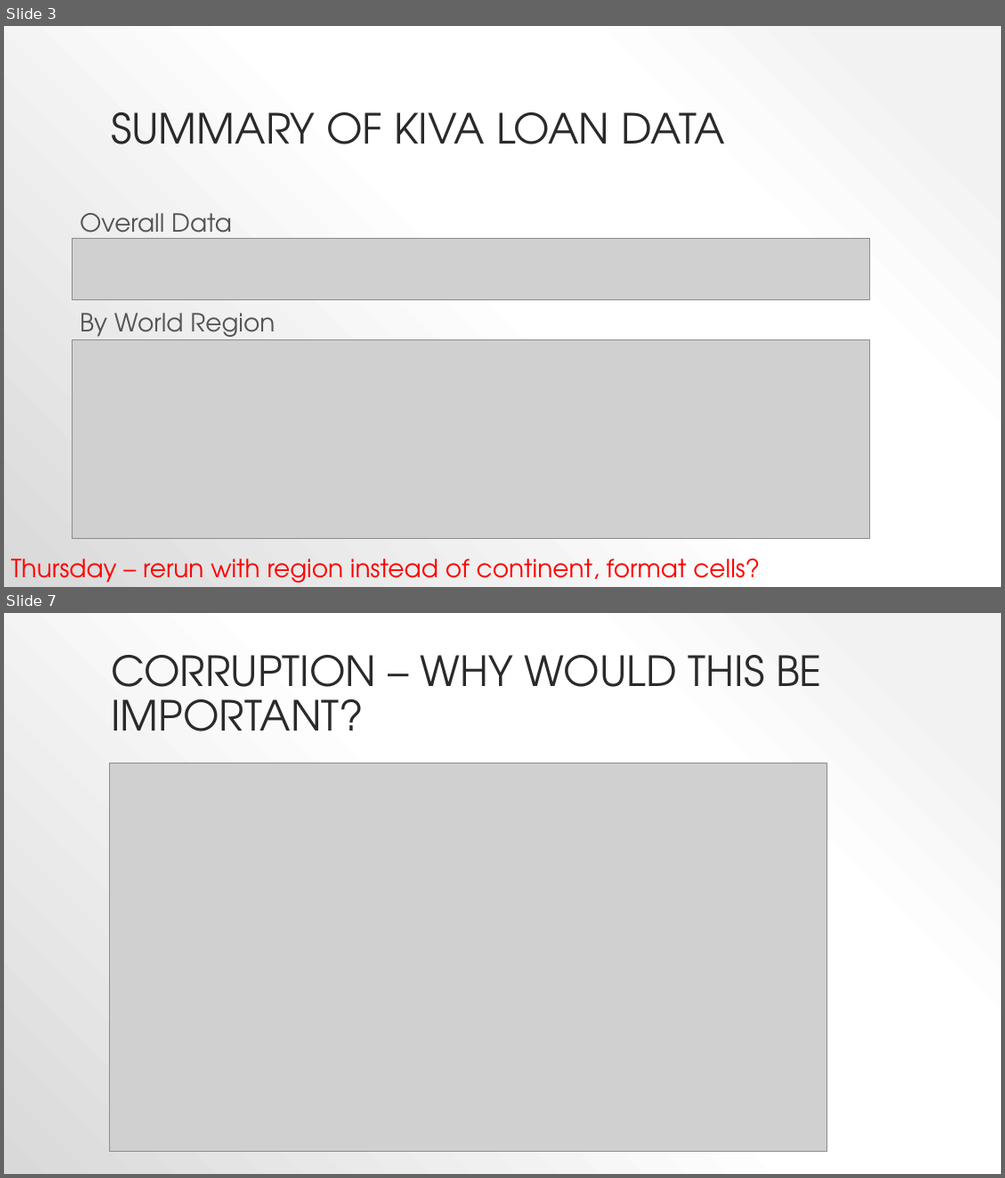
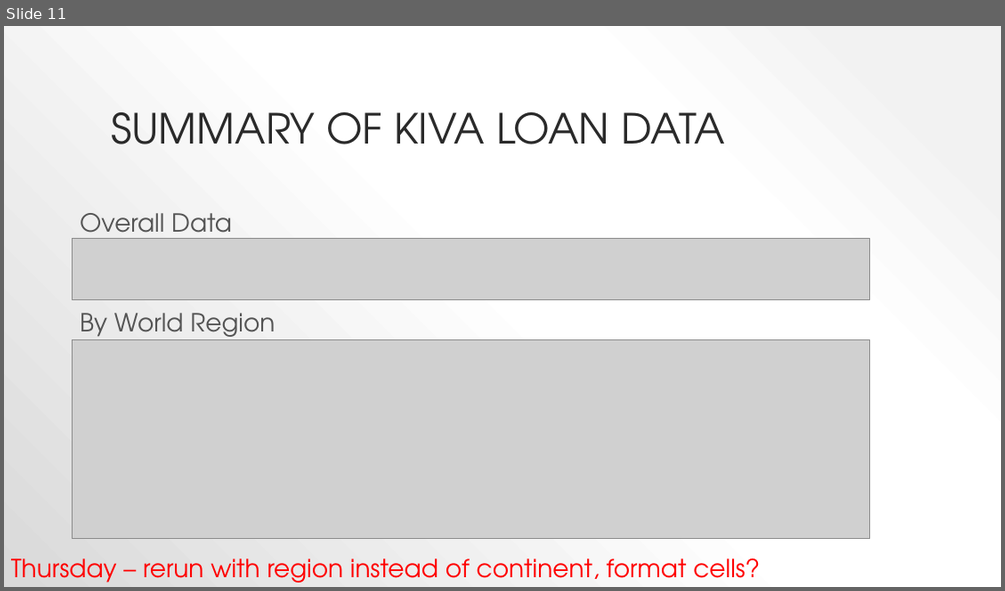
Before and after one commit to techsmj/RiceU-Project-1, a slide deck: KivaLoans.pptx. Shown one above the other, each under a label of ours: slides 3 and 7 before the commit, slide 11 after it; the slides between them are not shown. The pictures are 1005x1178 and 1005x591 pixels, drawn with LibreOffice and Linux fonts; fonts in the diff are those of the drawing; grey boxes stand for pictures. Boxes give left, top, right and bottom in pixels: in the first picture for what was removed or moved away, otherwise in the second. Text is boxed around its words. In the diff, an @@ line names an element or a change of style, - is before the commit and + after.

```diff
--- a/KivaLoans.pptx
+++ b/KivaLoans.pptx
@@ slide 7 removed at (4,613,1001,1174), background gradient #F2F2F2 to #FFFFFF to #D9D9D9 @@
@@ title removed at (111,655,822,731) @@
-CORRUPTION – WHY WOULD THIS BE IMPORTANT?
@@ picture removed at (109,763,826,1151) @@
@@ what was slide 3 is now slide 11 @@
```
Also in this commit, not shown: 2 slides changed, 6 slides added, 5 other slides removed.
